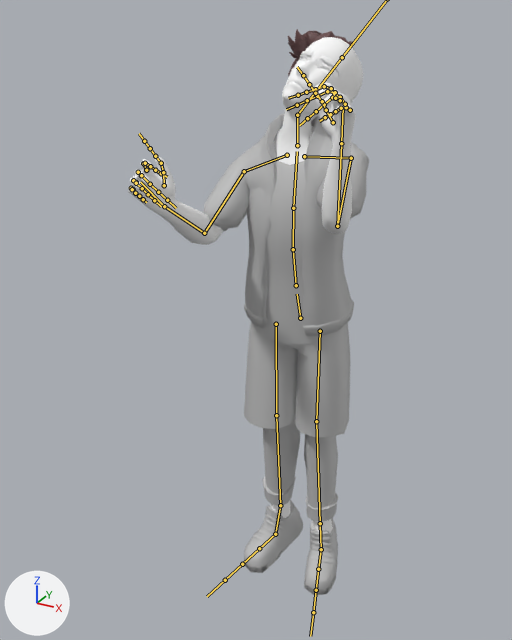
The FBX model SkebProject/Assets/Game/Animatoin/Animations/Male/MDL_Gameleon_Char_Male_RectangleFace@Kiss.fbx as it was, and as the next commit left it.
Camera for both pictures: a 50 mm camera at (5.45, -12.39, 11.65) aimed at (-0.48, -1.61, 6.26). The lights are fixed; the arrows at lower left show +X, +Y and +Z. Both versions are drawn at frame 58 of the action 'mixamo.com'; the numbers are the values there. The bones that bend it are drawn over the model as lines.

Objects in the first picture: 'MDL_Char_ManBody', 'MDL_Char_Man_Jacket', 'MDL_Char_Man_Pants', 'MDL_Char_Man_Shirt', 'MDL_Char_Man_Shorts', 'MDL_Char_Shoes01', 'MDL_Char_Shoes02'.
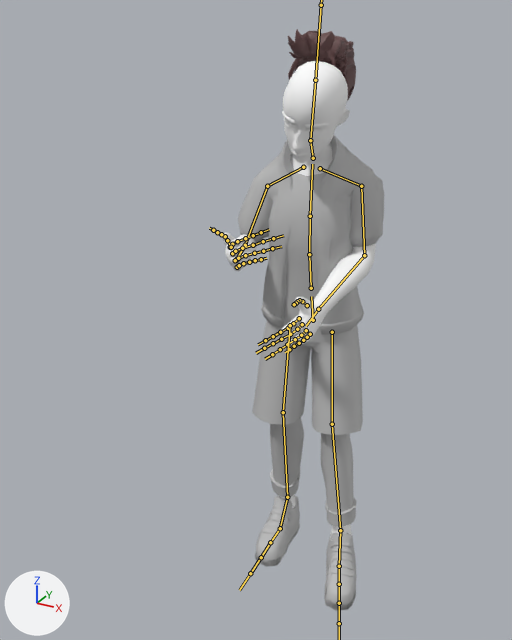
Boxes (x1, y1, x2, y2) around the edits, measured in the pictures (512 x 640 px):
'MDL_Char_Man_Jacket', posed (10% narrower, 10% shorter): before (203, 113, 366, 344); after (238, 135, 384, 342)
'MDL_Char_ManBody', posed (34% narrower): before (128, 37, 363, 533); after (221, 61, 376, 535)
'MDL_Char_Man_Shorts', posed: before (244, 322, 350, 437); after (252, 322, 363, 435)
'MDL_Char_Man_Pants', posed: before (262, 337, 338, 522); after (270, 336, 357, 526)
'MDL_Char_Man_Shirt', posed: before (227, 137, 369, 338); after (253, 161, 383, 337)
'MDL_Char_Shoes01', posed (6% wider, 26% taller): before (244, 500, 338, 590); after (257, 496, 357, 610)
'MDL_Char_Shoes02', posed (10% wider, 24% taller): before (244, 503, 336, 595); after (255, 497, 356, 611)
bone 'Hips', root to tip: before (300, 318) to (297, 294); after (313, 320) to (311, 296)
bone 'Spine', root to tip: before (296, 285) to (293, 249); after (311, 288) to (309, 254)
bone 'Spine1', root to tip: before (293, 249) to (293, 208); after (309, 254) to (310, 216)
bone 'Spine2', root to tip: before (293, 208) to (297, 151); after (310, 216) to (312, 164)
bone 'Neck', root to tip: before (297, 145) to (297, 115); after (313, 158) to (310, 140)
bone 'Head', root to tip: before (297, 115) to (342, 57); after (310, 140) to (315, 80)
bone 'LeftShoulder', root to tip: before (304, 156) to (351, 158); after (320, 168) to (361, 186)
bone 'LeftArm', root to tip: before (351, 158) to (337, 226); after (361, 186) to (364, 255)
bone 'LeftForeArm', root to tip: before (337, 226) to (341, 143); after (364, 255) to (318, 309)
bone 'LeftHand', root to tip: before (341, 143) to (343, 106); after (318, 309) to (306, 326)
bone 'LeftHandPinky1', root to tip: before (350, 110) to (346, 107); after (310, 334) to (307, 337)
bone 'LeftHandRing1', root to tip: before (345, 104) to (340, 97); after (306, 330) to (301, 335)
bone 'LeftHandRing2', root to tip: before (340, 97) to (332, 97); after (301, 335) to (295, 339)
bone 'LeftHandMiddle1', root to tip: before (340, 100) to (335, 92); after (302, 324) to (297, 329)
bone 'LeftHandIndex1', root to tip: before (335, 98) to (331, 88); after (299, 318) to (293, 323)
bone 'LeftHandIndex2', root to tip: before (331, 88) to (324, 86); after (293, 323) to (288, 328)
bone 'LeftHandThumb1', root to tip: before (333, 122) to (326, 110); after (307, 305) to (302, 301)
bone 'LeftHandThumb2', root to tip: before (326, 110) to (322, 101); after (302, 301) to (299, 300)
bone 'LeftHandThumb3', root to tip: before (322, 101) to (315, 93); after (299, 300) to (297, 301)
bone 'RightShoulder', root to tip: before (287, 155) to (244, 171); after (303, 167) to (267, 186)
bone 'RightArm', root to tip: before (244, 171) to (204, 233); after (267, 186) to (245, 245)
bone 'RightForeArm', root to tip: before (204, 233) to (164, 206); after (245, 245) to (236, 260)
bone 'RightHand', root to tip: before (164, 206) to (140, 182); after (236, 260) to (234, 258)
bone 'RightHandPinky1', root to tip: before (133, 189) to (131, 188); after (237, 267) to (239, 265)
bone 'RightHandRing1', root to tip: before (136, 182) to (133, 180); after (235, 260) to (238, 258)
bone 'RightHandMiddle1', root to tip: before (141, 175) to (138, 172); after (232, 253) to (235, 251)
bone 'RightHandMiddle2', root to tip: before (138, 172) to (141, 175); after (235, 251) to (242, 248)
bone 'RightHandMiddle3', root to tip: before (141, 175) to (150, 184); after (242, 248) to (253, 245)
bone 'RightHandIndex1', root to tip: before (146, 170) to (143, 163); after (230, 247) to (232, 244)
bone 'RightHandIndex2', root to tip: before (143, 163) to (145, 163); after (232, 244) to (237, 241)
bone 'RightHandThumb1', root to tip: before (164, 185) to (163, 172); after (231, 247) to (227, 240)
bone 'LeftUpLeg', root to tip: before (320, 331) to (316, 421); after (332, 332) to (332, 424)
bone 'LeftLeg', root to tip: before (316, 421) to (320, 523); after (332, 424) to (340, 530)
bone 'LeftFoot', root to tip: before (320, 523) to (321, 549); after (340, 530) to (339, 566)
bone 'LeftToeBase', root to tip: before (321, 549) to (318, 569); after (339, 566) to (339, 584)
bone 'RightUpLeg', root to tip: before (276, 324) to (276, 415); after (290, 325) to (283, 412)
bone 'RightLeg', root to tip: before (276, 415) to (280, 505); after (283, 412) to (287, 497)
bone 'RightFoot', root to tip: before (280, 505) to (275, 534); after (287, 497) to (280, 528)
bone 'RightToeBase', root to tip: before (275, 534) to (259, 548); after (280, 528) to (270, 542)

The change in detail:
Bone 'Hips' (bone_hips) moves from (0.13, 0.53, 0.77) to (0.0, -0.04, -0.02).
Bone 'Hips' (bone_hips) turns from (7, 5, 0) to (3, 6, -1) degrees about its own x, y and z.
Bone 'Spine' (bone_spine) turns from (-2, 0, -1) to (1, 1, 0) degrees about its own x, y and z.
Bone 'Spine1' (bone_spine1) turns from (2, 0, 0) to (2, 1, 0) degrees about its own x, y and z.
Bone 'Spine2' (bone_spine2) turns from (2, 0, 0) to (2, 1, 0) degrees about its own x, y and z.
Bone 'Neck' (bone_neck) turns from (-1, -6, -1) to (34, -4, -8) degrees about its own x, y and z.
Bone 'Head' (bone_head) turns from (-47, -11, -13) to (-14, -2, -3) degrees about its own x, y and z.
Bone 'LeftShoulder' (bone_leftshoulder) turns from (-1, 0, 3) to (-1, 1, -20) degrees about its own x, y and z.
Bone 'LeftArm' (bone_leftarm) turns from (54, -5, -95) to (22, 38, -48) degrees about its own x, y and z.
Bone 'LeftForeArm' (bone_leftforearm) turns from (111, 0, -2) to (53, 7, 15) degrees about its own x, y and z.
Bone 'LeftHand' (bone_lefthand) turns from (4, 43, 0) to (6, -12, 21) degrees about its own x, y and z.
Bone 'LeftHandPinky1' (bone_lefthandpinky1) turns from (-10, 1, -37) to (12, -2, 14) degrees about its own x, y and z.
Bone 'LeftHandRing1' (bone_lefthandring1) turns from (-4, 0, -28) to (7, -1, 8) degrees about its own x, y and z.
Bone 'LeftHandRing2' (bone_lefthandring2) turns from (-5, -1, -37) to (-3, -1, -23) degrees about its own x, y and z.
Bone 'LeftHandMiddle1' (bone_lefthandmiddle1) turns from (-4, 0, -24) to (6, -1, 9) degrees about its own x, y and z.
Bone 'LeftHandIndex1' (bone_lefthandindex1) turns from (-4, -2, -16) to (2, 0, 6) degrees about its own x, y and z.
Bone 'LeftHandIndex2' (bone_lefthandindex2) turns from (-5, -2, -38) to (-2, 0, -19) degrees about its own x, y and z.
Bone 'LeftHandThumb1' (bone_lefthandthumb1) turns from (3, -3, -7) to (17, -6, 18) degrees about its own x, y and z.
Bone 'LeftHandThumb2' (bone_lefthandthumb2) turns from (-3, -14, -7) to (5, -42, 4) degrees about its own x, y and z.
Bone 'LeftHandThumb3' (bone_lefthandthumb3) turns from (14, -1, -8) to (-3, -1, 16) degrees about its own x, y and z.
Bone 'RightShoulder' (bone_rightshoulder) turns from (13, -4, 20) to (1, -1, 30) degrees about its own x, y and z.
Bone 'RightArm' (bone_rightarm) turns from (40, 23, 52) to (14, -9, 35) degrees about its own x, y and z.
Bone 'RightForeArm' (bone_rightforearm) turns from (82, 0, 2) to (94, -2, 39) degrees about its own x, y and z.
Bone 'RightHand' (bone_righthand) turns from (13, 4, -27) to (15, 5, 11) degrees about its own x, y and z.
Bone 'RightHandPinky1' (bone_righthandpinky1) turns from (-8, -1, 33) to (7, -2, 9) degrees about its own x, y and z.
Bone 'RightHandRing1' (bone_righthandring1) turns from (-9, 0, 42) to (3, -2, 17) degrees about its own x, y and z.
Bone 'RightHandMiddle1' (bone_righthandmiddle1) turns from (-8, 0, 34) to (4, -1, 13) degrees about its own x, y and z.
Bone 'RightHandMiddle2' (bone_righthandmiddle2) turns from (-6, 3, 50) to (-3, 1, 35) degrees about its own x, y and z.
Bone 'RightHandMiddle3' (bone_righthandmiddle3) turns from (-5, 2, 43) to (-2, 1, 24) degrees about its own x, y and z.
Bone 'RightHandIndex1' (bone_righthandindex1) turns from (1, 2, 24) to (0, 0, 9) degrees about its own x, y and z.
Bone 'RightHandIndex2' (bone_righthandindex2) turns from (-5, 2, 39) to (-3, 1, 27) degrees about its own x, y and z.
Bone 'RightHandThumb1' (bone_righthandthumb1) turns from (6, 19, -2) to (-3, -1, -8) degrees about its own x, y and z.
Bone 'LeftUpLeg' (bone_leftupleg) turns from (-7, -11, 2) to (-12, -15, -2) degrees about its own x, y and z.
Bone 'LeftLeg' (bone_leftleg) turns from (1, 0, -3) to (5, -1, -4) degrees about its own x, y and z.
Bone 'LeftFoot' (bone_leftfoot) turns from (38, 0, 0) to (6, -4, 5) degrees about its own x, y and z.
Bone 'LeftToeBase' (bone_lefttoebase) turns from (-30, -4, 0) to (-1, -1, 0) degrees about its own x, y and z.
Bone 'RightUpLeg' (bone_rightupleg) turns from (-10, 3, -2) to (-9, -2, 2) degrees about its own x, y and z.
Bone 'RightLeg' (bone_rightleg) turns from (11, 9, 7) to (16, 7, 2) degrees about its own x, y and z.
Bone 'RightFoot' (bone_rightfoot) turns from (19, 7, 1) to (-7, -1, -3) degrees about its own x, y and z.
Bone 'RightToeBase' (bone_righttoebase) turns from (16, 2, 0) to (2, 0, 0) degrees about its own x, y and z.
